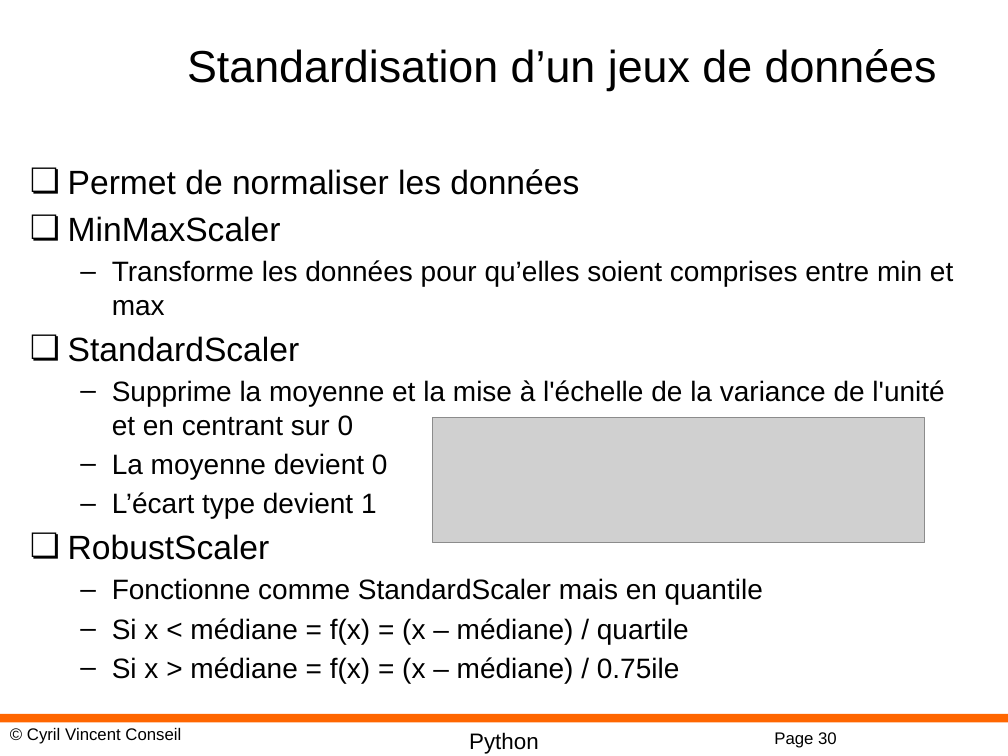
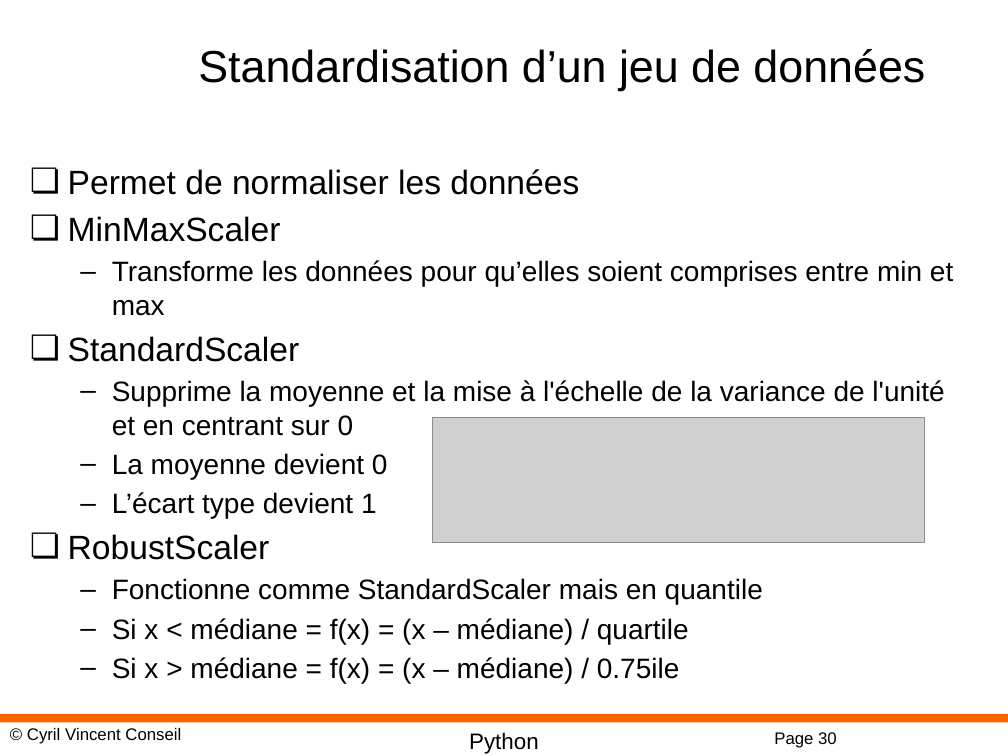
Before and after one commit to cyrilvincent/ia_industrie, a slide deck: slide 30 of ppt/DeepLearning09-Keras.pptx. Drawn at 1008x756 pixels with LibreOffice and Linux fonts; fonts in the diff are those of the drawing; grey boxes stand for pictures; background and template pictures are left out. Boxes give left, top, right and bottom in pixels: in the first picture for what was removed or moved away, otherwise in the second. Text is boxed around its words. In the diff, an @@ line names an element or a change of style, - is before the commit and + after.

```diff
--- a/ppt/DeepLearning09-Keras.pptx
+++ b/ppt/DeepLearning09-Keras.pptx
@@ title at (198,49,925,91): text changed @@
-Standardisation d’un jeux de données
+Standardisation d’un jeu de données
```
Also in this commit, not shown: 2 other files.
